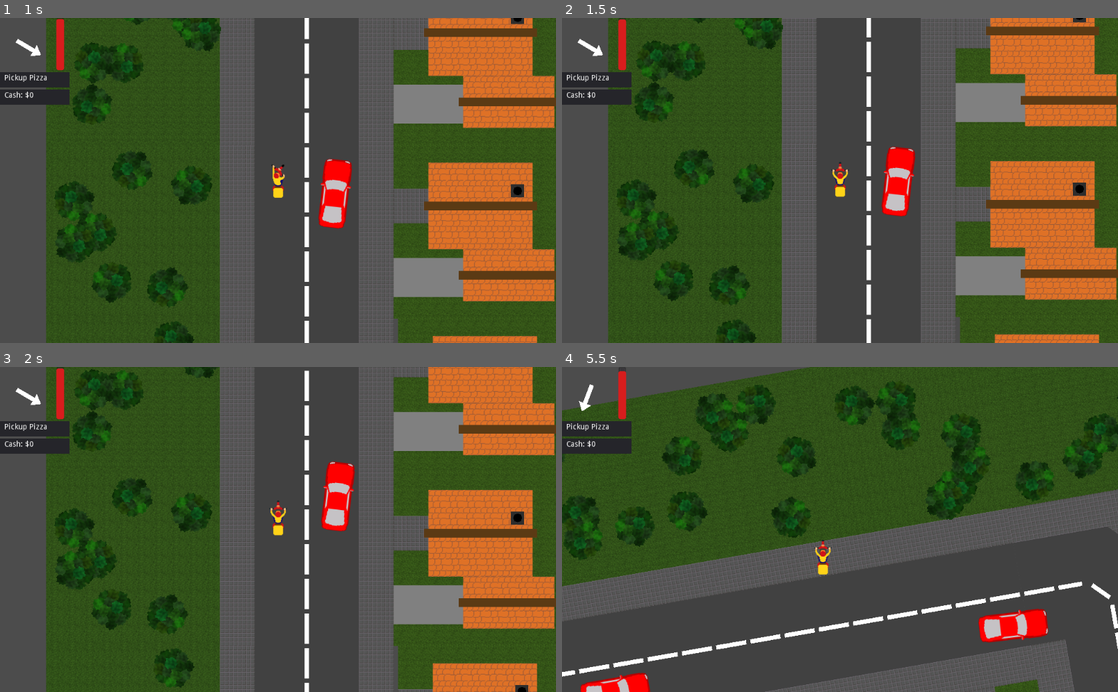
Above: before the commit, frames 1-4 (two rows, left to right).
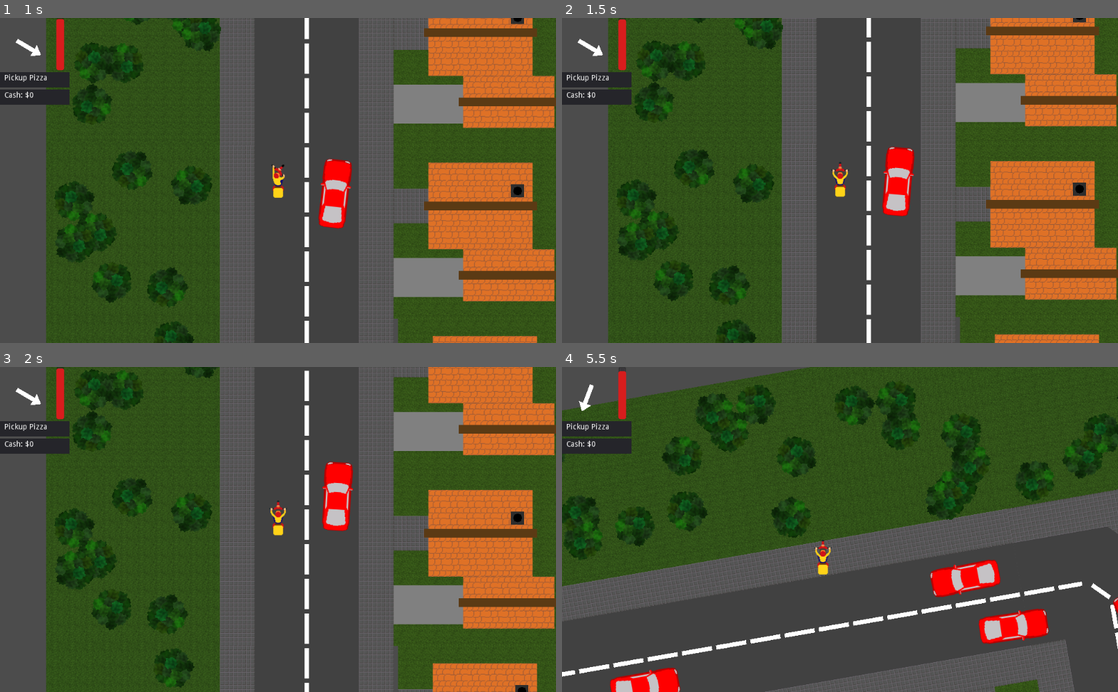
Above: after the commit, the same moments.

Repository: kwikrick/pizzaguy
Game: Godot game, scene res://Main.tscn
Same seed, same stepped clock (60 frames per second), same inputs: the game is played once before the commit and once after it.
Inputs:
- Up to frame 1 (1 s): hold Right (move_right) from 0.53 s (still down)
- Up to frame 2 (1.5 s): release Right (move_right) at 1.28 s; hold Down (move_back) from 1.28 s (still down)
- Up to frame 3 (2 s): keep holding Down (move_back)
- Up to frame 4 (5.5 s): release Down (move_back) at 2.03 s; hold Right (move_right) 2.03-2.78 s; hold Up (move_forward) 2.78-3.53 s; hold Left (move_left) 3.53-5.03 s; hold Down (move_back) from 5.03 s (still down)

Frame 1 is identical in both runs. In frame 2, 0.2% of the frame differs, in the area x 57-64%, y 39-62%; in frame 3, 0.3%; in frame 4, 2.1%, in the area x 3-100%, y 59-100%.

Commit message:
wip car ai

Diff:
--- a/Car.gd
+++ b/Car.gd
@@ -1,6 +1,8 @@
 extends RigidBody2D
 
 class_name ClassCar
+
+var road:RoadArea = null
 
 # ------- physics -----
 
@@ -51,18 +53,41 @@
 		else:
 			press_right=true
 
+	# determine current road from front road sensor
+
+	var isRoadFront = false
+	var isRoadLeft = false
+	var isRoadRight = false
+
+	if road:
+		isRoadFront = $FrontRoadSensor.roads.has(road)
+		isRoadLeft = $LeftRoadSensor.roads.has(road)
+		isRoadRight = $LeftRoadSensor.roads.has(road)
+
+	if not isRoadFront:
+		road = null
+		for road2 in $FrontRoadSensor.roads:
+			if is_suitable_road(road2):
+				road=road2
+
+	if road:
+		isRoadFront = $LeftRoadSensor.roads.has(road)
+		isRoadLeft = $LeftRoadSensor.roads.has(road)
+		isRoadRight = $RightRoadSensor.roads.has(road)
+
 	# stay in road boundaries
-	if $RightRoadSensor.road && !$LeftRoadSensor.road:
+
+	if isRoadRight && !isRoadLeft:
 		if roll_forwards:
 			press_right=true
 
-	if $LeftRoadSensor.road && !$RightRoadSensor.road:
+	if isRoadLeft && !isRoadRight:
 		if roll_forwards:
 			press_left=true
 
 	# follow road
-	if $FrontRoadSensor.road:
-		var rel_rotation = $FrontRoadSensor.road.marker.global_rotation - self.global_rotation
+	if isRoadFront:
+		var rel_rotation = road.marker.global_rotation - self.global_rotation
 		if rel_rotation > PI:
 			rel_rotation-=2*PI
 		if rel_rotation < -PI:
@@ -72,9 +97,6 @@
 			press_right=true;
 		if rel_rotation < -PI/16:
 			press_left=true;
-
-
-
 
 	# contol forward/backward/breaking
 	var breaking = false
@@ -108,3 +130,22 @@
 	add_force(Vector2(0,0),forward_friction_force)
 	add_force(Vector2(0,0),right_friction_force)
 	add_torque(angular_friction_torque)
+
+
+
+
+
+func _on_FrontRoadSensor_new_road(new_road):
+	if is_suitable_road(new_road) and randf()<0.5:
+		road=new_road
+
+
+func is_suitable_road(new_road):
+	var rel_rotation = new_road.marker.global_rotation - self.global_rotation
+	if rel_rotation > PI:
+		rel_rotation-=2*PI
+	if rel_rotation < -PI:
+		rel_rotation+=2*PI
+	#print ("rel_rotation ",rel_rotation)
+	if abs(rel_rotation) < PI/3:
+		return true
--- a/Car.tscn
+++ b/Car.tscn
@@ -43,7 +43,7 @@
 shape = SubResource( 3 )
 
 [node name="LeftCollisionSensor" type="Area2D" parent="."]
-position = Vector2( -48, -112 )
+position = Vector2( -24, -112 )
 script = ExtResource( 3 )
 __meta__ = {
 "_edit_group_": true
@@ -53,7 +53,7 @@
 shape = SubResource( 3 )
 
 [node name="RightCollisionSensor" type="Area2D" parent="."]
-position = Vector2( 48, -112 )
+position = Vector2( 24, -112 )
 script = ExtResource( 3 )
 __meta__ = {
 "_edit_group_": true
@@ -98,3 +98,4 @@
 [connection signal="body_exited" from="RightCollisionSensor" to="RightCollisionSensor" method="_on_CollisionSensor_body_exited"]
 [connection signal="area_entered" from="FrontRoadSensor" to="FrontRoadSensor" method="_on_RoadSensor_area_entered"]
 [connection signal="area_exited" from="FrontRoadSensor" to="FrontRoadSensor" method="_on_RoadSensor_area_exited"]
+[connection signal="new_road" from="FrontRoadSensor" to="." method="_on_FrontRoadSensor_new_road"]
--- a/RoadH.tscn
+++ b/RoadH.tscn
@@ -60,13 +60,13 @@
 offset = Vector2( -160, 100 )
 polygon = PoolVector2Array( 156, 0, 164, 0, 164, 56, 156, 56 )
 
-[node name="RoadArea" parent="." instance=ExtResource( 3 )]
+[node name="RoadArea1" parent="." instance=ExtResource( 3 )]
 position = Vector2( 192, 208 )
 
-[node name="CollisionPolygon2D" type="CollisionPolygon2D" parent="RoadArea"]
+[node name="CollisionPolygon2D" type="CollisionPolygon2D" parent="RoadArea1"]
 polygon = PoolVector2Array( -192, -40, 128, -40, 128, 40, -192, 40 )
 
-[node name="RoadDirectionMarker1" parent="RoadArea" instance=ExtResource( 2 )]
+[node name="RoadDirectionMarker1" parent="RoadArea1" instance=ExtResource( 2 )]
 position = Vector2( 0, 0 )
 rotation = 1.5708
 
--- a/RoadL.tscn
+++ b/RoadL.tscn
@@ -73,8 +73,29 @@
 rotation = 3.14159
 
 [node name="CollisionPolygon2D" type="CollisionPolygon2D" parent="RoadArea3"]
-polygon = PoolVector2Array( -184, -72, -16, -72, 64, 7.99998, 64, 176, -16, 176, -16, 48, -56, 8, -184, 8.00002 )
+polygon = PoolVector2Array( 0.000152588, -56, -16, -72, 64, 7.99998, 63.9997, 112, -16.0003, 112, -16, 48, -56, 8, -56, 7.99986 )
 
 [node name="RoadDirectionMarker1" parent="RoadArea3" instance=ExtResource( 2 )]
 position = Vector2( 0, 1.52588e-05 )
 rotation = -0.785398
+
+[node name="RoadArea4" parent="." instance=ExtResource( 3 )]
+position = Vector2( 136, 72 )
+rotation = 3.14159
+
+[node name="CollisionPolygon2D" type="CollisionPolygon2D" parent="RoadArea4"]
+polygon = PoolVector2Array( -16, 7.99995, 64, 8.00016, 63.9998, 72.0002, -16.0002, 72 )
+
+[node name="RoadDirectionMarker1" parent="RoadArea4" instance=ExtResource( 2 )]
+position = Vector2( 23.9999, 56.0001 )
+
+[node name="RoadArea5" parent="." instance=ExtResource( 3 )]
+position = Vector2( 280, 240 )
+rotation = 3.14159
+
+[node name="CollisionPolygon2D" type="CollisionPolygon2D" parent="RoadArea5"]
+polygon = PoolVector2Array( -40, -8.00009, 128, -7.99966, 87.9998, 72.0002, -40.0002, 71.9999 )
+
+[node name="RoadDirectionMarker1" parent="RoadArea5" instance=ExtResource( 2 )]
+position = Vector2( -0.00012207, 32 )
+rotation = -1.5708
--- a/RoadSensor.gd
+++ b/RoadSensor.gd
@@ -1,34 +1,46 @@
 extends Area2D
 
 
-var areas=Dictionary()
-var road: RoadArea = null
+var roads=Dictionary()
+
+signal new_road
+
 
 func _on_RoadSensor_area_entered(area):
 	if area is RoadArea:
-		areas[area]=1
-		if !road:
-			find_suitable_road()
+		roads[area]=1
+		emit_signal("new_road",area)
 
 func _on_RoadSensor_area_exited(area):
 	if area is RoadArea:
-		areas.erase(area)
-		# if lost current road, find a different one
-		if area == road:
-			road = null
-			#Debug
-			#$LED.visible = false
-			find_suitable_road()
+		roads.erase(area)
 
-func find_suitable_road():
-	for area in areas:
-		var rel_rotation = area.marker.global_rotation - self.global_rotation
-		if rel_rotation > PI:
-			rel_rotation-=2*PI
-		if rel_rotation < -PI:
-			rel_rotation+=2*PI
-		#print ("rel_rotation ",rel_rotation)
-		if abs(rel_rotation) < PI/2:
-			road=area
-			#Debug
-			#$LED.visible=true
+#
+#func _on_RoadSensor_area_entered(area):
+#	if area is RoadArea:
+#		areas[area]=1
+#		if !road:
+#			find_suitable_road()
+#
+#func _on_RoadSensor_area_exited(area):
+#	if area is RoadArea:
+#		areas.erase(area)
+#		# if lost current road, find a different one
+#		if area == road:
+#			road = null
+#			#Debug
+#			#$LED.visible = false
+#			find_suitable_road()
+#
+#func find_suitable_road():
+#	for area in areas:
+#		var rel_rotation = area.marker.global_rotation - self.global_rotation
+#		if rel_rotation > PI:
+#			rel_rotation-=2*PI
+#		if rel_rotation < -PI:
+#			rel_rotation+=2*PI
+#		#print ("rel_rotation ",rel_rotation)
+#		if abs(rel_rotation) < PI/2:
+#			road=area
+#			#Debug
+#			#$LED.visible=true
--- a/RoadT.tscn
+++ b/RoadT.tscn
@@ -1,6 +1,8 @@
-[gd_scene load_steps=2 format=2]
+[gd_scene load_steps=4 format=2]
 
 [ext_resource path="res://assets/pavestone.png" type="Texture" id=1]
+[ext_resource path="res://RoadArea.tscn" type="PackedScene" id=2]
+[ext_resource path="res://RoadDirectionMarker.tscn" type="PackedScene" id=3]
 
 [node name="RoadT" type="Node2D"]
 
@@ -30,6 +32,9 @@
 
 [node name="Crossing1" type="Node2D" parent="."]
 position = Vector2( 268, 64 )
+__meta__ = {
+"_edit_group_": true
+}
 
 [node name="CenterMark8" type="Polygon2D" parent="Crossing1"]
 position = Vector2( 20, 184 )
@@ -106,6 +111,9 @@
 [node name="Crossing4" type="Node2D" parent="."]
 position = Vector2( 256, 268 )
 rotation = 1.5708
+__meta__ = {
+"_edit_group_": true
+}
 
 [node name="CenterMark8" type="Polygon2D" parent="Crossing4"]
 position = Vector2( 20, 184 )
@@ -181,6 +189,9 @@
 
 [node name="Crossing3" type="Node2D" parent="."]
 position = Vector2( 12, 68 )
+__meta__ = {
+"_edit_group_": true
+}
 
 [node name="CenterMark8" type="Polygon2D" parent="Crossing3"]
 position = Vector2( 20, 96.0001 )
@@ -253,3 +264,90 @@
 rotation = 1.57079
 offset = Vector2( -248, -28.0002 )
 polygon = PoolVector2Array( 152, 7.99997, 164, 8, 164, 48, 152, 48 )
+
+[node name="RoadAreaE" parent="." instance=ExtResource( 2 )]
+position = Vector2( 192, 208 )
+
+[node name="CollisionPolygon2D" type="CollisionPolygon2D" parent="RoadAreaE"]
+polygon = PoolVector2Array( -192, -40, 128, -40, 128, 40, -192, 40 )
+
+[node name="RoadDirectionMarker1" parent="RoadAreaE" instance=ExtResource( 3 )]
+position = Vector2( 88, 0 )
+rotation = 1.5708
+
+[node name="RoadAreaW" parent="." instance=ExtResource( 2 )]
+position = Vector2( 128, 112 )
+rotation = 3.14159
+
+[node name="CollisionPolygon2D" type="CollisionPolygon2D" parent="RoadAreaW"]
+polygon = PoolVector2Array( -192, -40, 128, -40, 128, 40, -192, 40 )
+
+[node name="RoadDirectionMarker1" parent="RoadAreaW" instance=ExtResource( 3 )]
+position = Vector2( 88, 0.000244141 )
+rotation = 1.5708
+
+[node name="RoadAreaNE" parent="." instance=ExtResource( 2 )]
+position = Vector2( 216, 288 )
+
+[node name="CollisionPolygon2D" type="CollisionPolygon2D" parent="RoadAreaNE"]
+position = Vector2( -32, 32 )
+polygon = PoolVector2Array( 64, -72, 64, 0, 24, 0, 24, 0, -16, 0, -16, -32, -16, -72, -16, -72 )
+
+[node name="RoadDirectionMarker1" parent="RoadAreaNE" instance=ExtResource( 3 )]
+position = Vector2( 0, 0 )
+rotation = 0.785398
+
+[node name="RoadAreaN" parent="." instance=ExtResource( 2 )]
+position = Vector2( 216, 288 )
+
+[node name="CollisionPolygon2D" type="CollisionPolygon2D" parent="RoadAreaN"]
+position = Vector2( -32, 32 )
+polygon = PoolVector2Array( 64, -72, 64, -64, 64, -64, 64, 0, 24, 0, 24, 0, -16, 0, -16, -32, -16, -72, -16, -72 )
+
+[node name="RoadDirectionMarker1" parent="RoadAreaN" instance=ExtResource( 3 )]
+position = Vector2( 0, 0 )
+
+[node name="RoadAreaNW" parent="." instance=ExtResource( 2 )]
+position = Vector2( 216, 216 )
+
+[node name="CollisionPolygon2D" type="CollisionPolygon2D" parent="RoadAreaNW"]
+position = Vector2( -32, 32 )
+polygon = PoolVector2Array( 64, -96, 64, -96, 64, -64, 64, 0, 24, 0, 24, 0, -16, 0, -112, -96, -16, -96, -16, -96 )
+
+[node name="RoadDirectionMarker1" parent="RoadAreaNW" instance=ExtResource( 3 )]
+position = Vector2( 0, 0 )
+rotation = -0.785398
+
+[node name="RoadAreaWS" parent="." instance=ExtResource( 2 )]
+position = Vector2( 216, 104 )
+rotation = -1.5708
+
+[node name="CollisionPolygon2D" type="CollisionPolygon2D" parent="RoadAreaWS"]
+position = Vector2( -32, 32 )
+polygon = PoolVector2Array( 64, -96, 64, -96, 64, -64, 64, 0, 24, 0, 24, 0, -16, 0, -112, -96, -16, -96, -16, -96, -16, -96 )
+
+[node name="RoadDirectionMarker1" parent="RoadAreaWS" instance=ExtResource( 3 )]
+position = Vector2( 0, 0 )
+rotation = -0.785398
+
+[node name="RoadAreaES" parent="." instance=ExtResource( 2 )]
+position = Vector2( 32, 208 )
+
+[node name="CollisionPolygon2D" type="CollisionPolygon2D" parent="RoadAreaES"]
+position = Vector2( -32, 32 )
+polygon = PoolVector2Array( 72, -72, 72, 8, 0, 8, 0, 0, 0, -72 )
+
+[node name="RoadDirectionMarker1" parent="RoadAreaES" instance=ExtResource( 3 )]
+position = Vector2( 0, 0 )
+rotation = 2.35619
+
+[node name="RoadAreaS" parent="." instance=ExtResource( 2 )]
+position = Vector2( 104, 280 )
+
+[node name="CollisionPolygon2D" type="CollisionPolygon2D" parent="RoadAreaS"]
+position = Vector2( -32, 32 )
+polygon = PoolVector2Array( 0, -160, 80, -160, 80, -64, 80, 8, 0, 8, 0, 0, 0, -160 )
+
+[node name="RoadDirectionMarker1" parent="RoadAreaS" instance=ExtResource( 3 )]
+position = Vector2( 0, 0 )
+rotation = 3.14159
--- a/RoadX.tscn
+++ b/RoadX.tscn
@@ -1,6 +1,8 @@
-[gd_scene load_steps=2 format=2]
+[gd_scene load_steps=4 format=2]
 
 [ext_resource path="res://assets/pavestone.png" type="Texture" id=1]
+[ext_resource path="res://RoadArea.tscn" type="PackedScene" id=2]
+[ext_resource path="res://RoadDirectionMarker.tscn" type="PackedScene" id=3]
 
 [node name="RoadX" type="Node2D"]
 
@@ -37,6 +39,9 @@
 
 [node name="Crossing1" type="Node2D" parent="."]
 position = Vector2( 268, 64 )
+__meta__ = {
+"_edit_group_": true
+}
 
 [node name="CenterMark8" type="Polygon2D" parent="Crossing1"]
 position = Vector2( 20, 184 )
@@ -113,6 +118,9 @@
 [node name="Crossing2" type="Node2D" parent="."]
 position = Vector2( 252, 12 )
 rotation = 1.5708
+__meta__ = {
+"_edit_group_": true
+}
 
 [node name="CenterMark8" type="Polygon2D" parent="Crossing2"]
 position = Vector2( 20, 184 )
@@ -189,6 +197,9 @@
 [node name="Crossing4" type="Node2D" parent="."]
 position = Vector2( 256, 268 )
 rotation = 1.5708
+__meta__ = {
+"_edit_group_": true
+}
 
 [node name="CenterMark8" type="Polygon2D" parent="Crossing4"]
 position = Vector2( 20, 184 )
@@ -264,6 +275,9 @@
 
 [node name="Crossing3" type="Node2D" parent="."]
 position = Vector2( 12, 68 )
+__meta__ = {
+"_edit_group_": true
+}
 
 [node name="CenterMark8" type="Polygon2D" parent="Crossing3"]
 position = Vector2( 20, 96.0001 )
@@ -336,3 +350,92 @@
 rotation = 1.57079
 offset = Vector2( -248, -28.0002 )
 polygon = PoolVector2Array( 152, 7.99997, 164, 8, 164, 48, 152, 48 )
+
+[node name="RoadAreaE" parent="." instance=ExtResource( 2 )]
+position = Vector2( 192, 208 )
+
+[node name="CollisionPolygon2D" type="CollisionPolygon2D" parent="RoadAreaE"]
+polygon = PoolVector2Array( -192, -40, 128, -40, 128, 40, -192, 40 )
+
+[node name="RoadDirectionMarker1" parent="RoadAreaE" instance=ExtResource( 3 )]
+position = Vector2( 96, 0 )
+rotation = 1.5708
+
+[node name="RoadAreaW" parent="." instance=ExtResource( 2 )]
+position = Vector2( 128, 112 )
+rotation = 3.14159
+
+[node name="CollisionPolygon2D" type="CollisionPolygon2D" parent="RoadAreaW"]
+polygon = PoolVector2Array( -192, -40, 128, -40, 128, 40, -192, 40 )
+
+[node name="RoadDirectionMarker1" parent="RoadAreaW" instance=ExtResource( 3 )]
+position = Vector2( 96, 0.000244141 )
+rotation = 1.5708
+
+[node name="RoadAreaN" parent="." instance=ExtResource( 2 )]
+position = Vector2( 208, 192 )
+
+[node name="CollisionPolygon2D" type="CollisionPolygon2D" parent="RoadAreaN"]
+position = Vector2( 208, 88 )
+polygon = PoolVector2Array( -248, -280, -168, -280, -168, 40, -248, 40 )
+
+[node name="RoadDirectionMarker1" parent="RoadAreaN" instance=ExtResource( 3 )]
+position = Vector2( 0, -160 )
+
+[node name="RoadAreaS" parent="." instance=ExtResource( 2 )]
+position = Vector2( 112, 128 )
+rotation = 3.14159
+
+[node name="CollisionPolygon2D" type="CollisionPolygon2D" parent="RoadAreaS"]
+position = Vector2( 208, 88 )
+polygon = PoolVector2Array( -248, -280, -168, -280, -168, 40, -248, 40 )
+
+[node name="RoadDirectionMarker1" parent="RoadAreaS" instance=ExtResource( 3 )]
+position = Vector2( 0.000404358, -160 )
+
+[node name="RoadAreaNE" parent="." instance=ExtResource( 2 )]
+position = Vector2( 208, 288 )
+
+[node name="CollisionPolygon2D" type="CollisionPolygon2D" parent="RoadAreaNE"]
+polygon = PoolVector2Array( 40, 32, -40, 32, -40, -96, -16, -120, 112, -120, 112, -48, 40, -46.5 )
+
+[node name="RoadDirectionMarker1" parent="RoadAreaNE" instance=ExtResource( 3 )]
+position = Vector2( 0, 0 )
+rotation = 0.785398
+scale = Vector2( 1, 1 )
+
+[node name="RoadAreaES" parent="." instance=ExtResource( 2 )]
+position = Vector2( 32, 208 )
+rotation = 1.5708
+
+[node name="CollisionPolygon2D" type="CollisionPolygon2D" parent="RoadAreaES"]
+polygon = PoolVector2Array( 40, 32, -40, 32, -40, -96, -16, -120, 112, -120, 112, -40, 40, -40 )
+
+[node name="RoadDirectionMarker1" parent="RoadAreaES" instance=ExtResource( 3 )]
+position = Vector2( 0, 0 )
+rotation = 0.785398
+scale = Vector2( 1, 1 )
+
+[node name="RoadAreaSW" parent="." instance=ExtResource( 2 )]
+position = Vector2( 112, 32 )
+rotation = 3.14159
+
+[node name="RoadDirectionMarker1" parent="RoadAreaSW" instance=ExtResource( 3 )]
+position = Vector2( 0, 0 )
+rotation = 0.785398
+scale = Vector2( 1, 1 )
+
+[node name="CollisionPolygon2D" type="CollisionPolygon2D" parent="RoadAreaSW"]
+polygon = PoolVector2Array( 40, 32, -40, 32, -40, -96, -16, -120, 112, -120, 112, -40, 40, -39.5 )
+
+[node name="RoadAreaWN" parent="." instance=ExtResource( 2 )]
+position = Vector2( 288, 112 )
+rotation = 4.71239
+
+[node name="CollisionPolygon2D" type="CollisionPolygon2D" parent="RoadAreaWN"]
+polygon = PoolVector2Array( 40, 32, -40, 32, -40, -96, -16, -120, 112, -120, 112, -40, 40, -40 )
+
+[node name="RoadDirectionMarker1" parent="RoadAreaWN" instance=ExtResource( 3 )]
+position = Vector2( 0, 0 )
+rotation = 0.785398
+scale = Vector2( 1, 1 )
